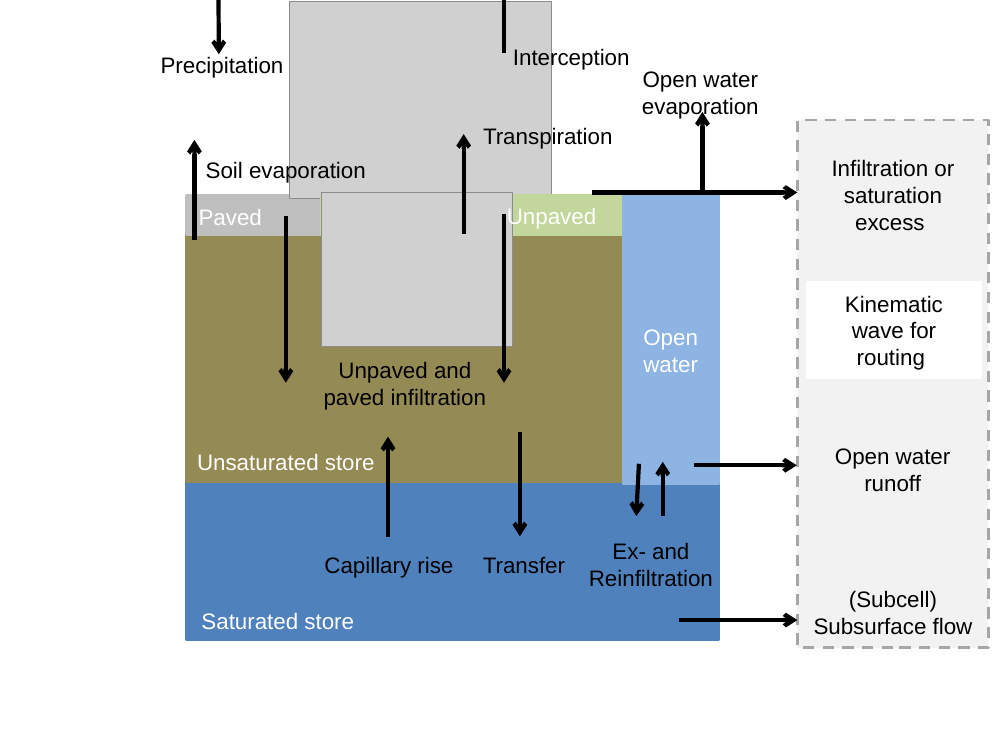
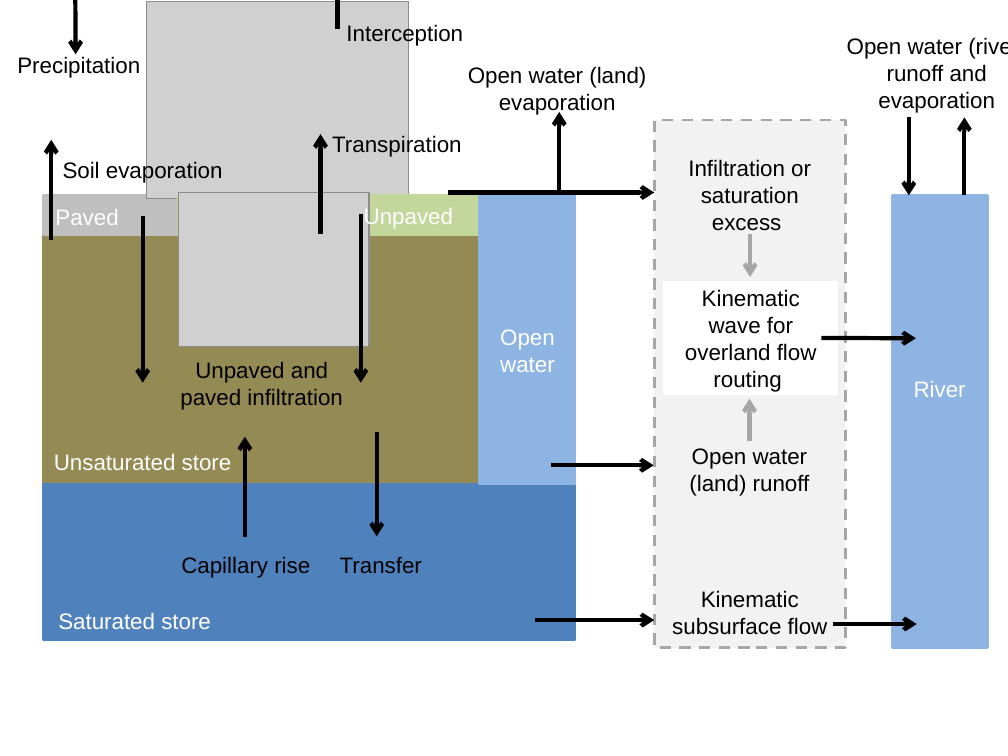
Before and after one commit to openstreams/wflow, a slide deck: slide 1 of doc/_images/sbm schema.pptx (slide 2 before the commit). Drawn at 1008x756 pixels with LibreOffice and Linux fonts; fonts in the diff are those of the drawing; grey boxes stand for pictures; background and template pictures are left out. Boxes give left, top, right and bottom in pixels: in the first picture for what was removed or moved away, otherwise in the second. Text is boxed around its words. In the diff, an @@ line names an element or a change of style, - is before the commit and + after.

```diff
--- a/doc/_images/sbm schema.pptx
+++ b/doc/_images/sbm schema.pptx
@@ text "Interception": place and size @@
-text "Interception" at (513,47,630,70)
+text "Interception" at (346,23,463,46)
@@ arrow moved from (504, 52) - (504, 0) to (338, 29) - (338, 0) @@
@@ text added at (847,38,995,113), 16 pt, text #000000 @@
+Open water (river) runoff and evaporation
@@ text at (468,66,646,115): text changed @@
-Open water evaporation
+Open water (land) evaporation
@@ text "Transpiration": place and size @@
-text "Transpiration" at (483,127,612,150)
+text "Transpiration" at (332,134,461,157)
@@ arrow added from (909, 117) to (909, 196), #000000 3 pt @@
@@ arrow added from (965, 196) to (965, 117), #000000 3 pt @@
@@ rectangle added at (892,196,987,648), fill #8EB4E3, outline #8EB4E3 2 pt @@
@@ arrow added from (750, 234) to (750, 277), #A6A6A6 3 pt @@
@@ rectangle "Kinematic wave for overland flow ...": place and size @@
-rectangle "Kinematic wave for overland flow ..." at (807,282,980,378)
+rectangle "Kinematic wave for overland flow ..." at (664,282,837,394)
@@ text in rectangle at (685,289,817,392): text changed @@
-Kinematic wave for routing
+Kinematic wave for overland flow routing
@@ arrow added from (822, 338) to (916, 339), #000000 3 pt @@
@@ text added at (914,381,966,397), 16 pt, text #FFFFFF @@
+River
@@ arrow added from (750, 442) to (750, 399), #A6A6A6 3 pt @@
@@ text at (689,448,810,496): text changed @@
-Open water runoff
+Open water (land) runoff
@@ 11 texts, 11 arrows, 6 rectangles, 2 pictures: place and size @@
-11 texts, 11 arrows, 6 rectangles, 2 pictures at (161,0,989,648)
+11 texts, 11 arrows, 6 rectangles, 2 pictures at (17,0,846,648)
@@ arrow removed from (639, 464) to (636, 516) @@
@@ arrow removed from (662, 516) to (662, 462) @@
@@ text removed at (589,542,713,586) @@
-Ex- and Reinfiltration
@@ text at (672,590,828,635): text changed @@
-(Subcell) Subsurface flow
+Kinematic subsurface flow
@@ arrow added from (834, 624) to (916, 624), #000000 3 pt @@
```
Also in this commit, not shown: 1 slide added, 2 slides removed, 9 other files.
